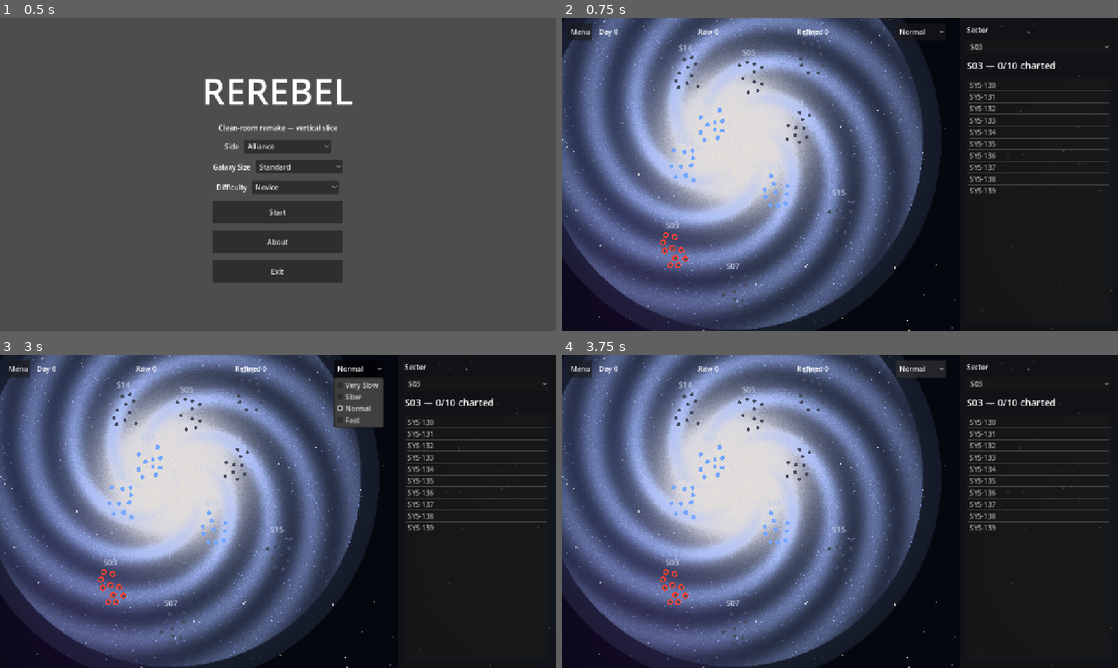
Above: before the commit, frames 1-4 (two rows, left to right).
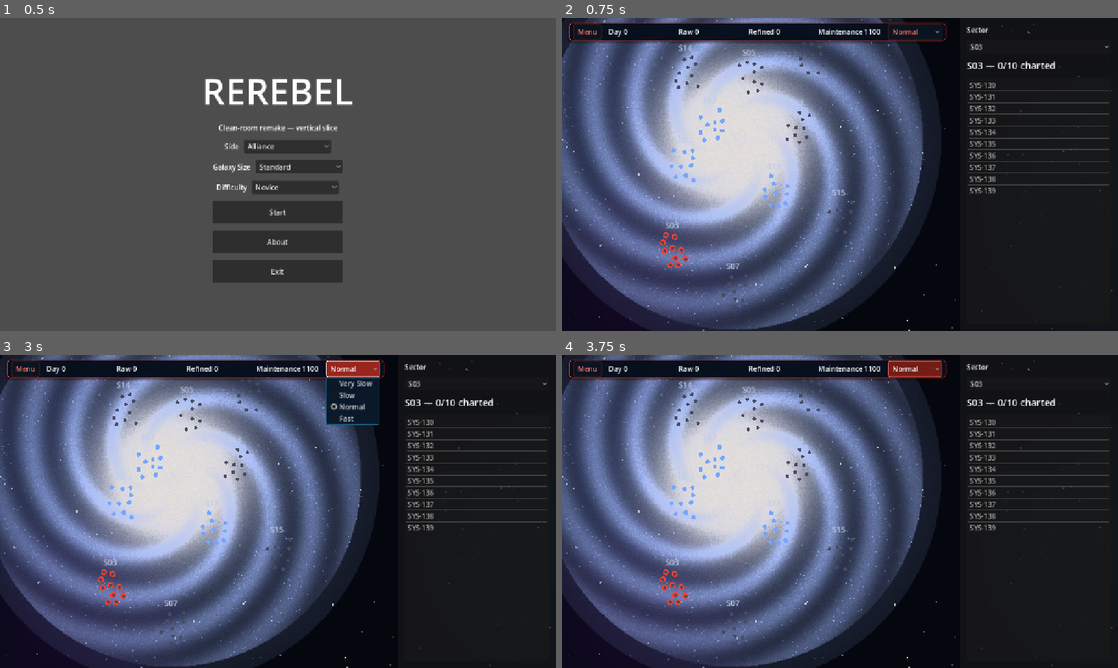
Above: after the commit, the same moments.

Repository: ACRTheBeard/ReRebel
Game: Godot game, scene res://ui/main_menu.tscn
Two runs of this game, one before a commit and one after it. Both use one fixed random seed, a clock stepped at 60 frames per second and the inputs below.
Inputs:
- Up to frame 1 (0.5 s): no input
- Up to frame 2 (0.75 s): click "Start" at 0.5 s
- Up to frame 3 (3 s): click "Menu" at 1.25 s; click "Start" at 2 s; click "Normal" at 2.75 s
- Up to frame 4 (3.75 s): click "Normal" at 3.5 s

Frame 1 is identical in both runs. In frame 2, 3.8% of the frame differs, in the area x 1-70%, y 1-9%; in frame 3, 5.7%, in the area x 1-70%, y 1-24%; in frame 4, 4.2%.

Commit message:
Add faction economy intelligence and HQ state
Wire daily raw and refined production, initialization-time maintenance, faction styling, and starting knowledge/headquarters data.

Co-authored-by: Copilot <223556219+Copilot@users.noreply.github.com>

Diff:
--- a/game/galaxy/galaxy_data.gd
+++ b/game/galaxy/galaxy_data.gd
@@ -85,18 +85,21 @@
 		"major_min_refineries": 2, "major_max_refineries": 4,
 		"uncharted_seed_chance": 0.35,
 		"uncharted_max_mines": 1, "uncharted_max_refineries": 1,
+		"maintenance_points_per_pair": 50,
 	},
 	{
 		"major_min_mines": 2, "major_max_mines": 5,
 		"major_min_refineries": 1, "major_max_refineries": 3,
 		"uncharted_seed_chance": 0.20,
 		"uncharted_max_mines": 1, "uncharted_max_refineries": 1,
+		"maintenance_points_per_pair": 50,
 	},
 	{
 		"major_min_mines": 1, "major_max_mines": 4,
 		"major_min_refineries": 1, "major_max_refineries": 2,
 		"uncharted_seed_chance": 0.10,
 		"uncharted_max_mines": 1, "uncharted_max_refineries": 1,
+		"maintenance_points_per_pair": 50,
 	},
 ]
 
--- a/game/galaxy/galaxy_map.gd
+++ b/game/galaxy/galaxy_map.gd
@@ -54,15 +54,20 @@
 @onready var _sector_button: OptionButton = %SectorButton
 @onready var _system_list: ItemList = %SystemList
 @onready var _day_label: Label = %DayLabel
+@onready var _raw_label: Label = %Raw
+@onready var _refined_label: Label = %Refined
+@onready var _maintenance_label: Label = %Maintenance
 @onready var _speed_button: OptionButton = %SpeedButton
 @onready var _pip_grid: Control = %PiPGrid
 @onready var _side_panel: PanelContainer = %Panel
+@onready var _top_bar: PanelContainer = $UI/TopBar
 
 
 func _ready() -> void:
 	var settings := GalaxyData.load_settings()
 	_side = int(settings["side"])
 	_theme = GalaxyData.colors()
+	_apply_faction_top_bar_theme()
 	_apply_theme()
 	_sectors = GalaxyData.sectors_for_size(GalaxyData.load_sectors(), settings["size"])
 	_systems = GalaxyData.systems_for_sectors(GalaxyData.load_systems(), _sectors)
@@ -74,6 +79,7 @@
 	_spawn_cards()
 	if not _sectors.is_empty():
 		select_sector(_sectors[0]["id"])
+	_refresh_resource_labels()
 
 
 func _apply_theme() -> void:
@@ -96,6 +102,53 @@
 	_dot_u = float(layout["dot_unexplored"])
 	_side_panel.offset_left = -float(layout["panel_width"])
 	_sector_label.add_theme_font_size_override("font_size", int(fonts["panel_header"]))
+
+
+func _faction_accent() -> Color:
+	return _theme.get("alliance", Color.RED) if _side == 0 else _theme.get("empire", Color.GREEN)
+
+
+func _top_bar_style(background: Color, border: Color, radius := 4) -> StyleBoxFlat:
+	var style := StyleBoxFlat.new()
+	style.bg_color = background
+	style.border_width_left = 1
+	style.border_width_top = 1
+	style.border_width_right = 1
+	style.border_width_bottom = 1
+	style.border_color = border
+	style.corner_radius_top_left = radius
+	style.corner_radius_top_right = radius
+	style.corner_radius_bottom_right = radius
+	style.corner_radius_bottom_left = radius
+	style.content_margin_left = 10.0
+	style.content_margin_right = 10.0
+	return style
+
+
+func _apply_faction_top_bar_theme() -> void:
+	var accent := _faction_accent()
+	var bright := accent.lerp(Color.WHITE, 0.25)
+	var dark_accent := accent.darkened(0.65)
+	var content := _top_bar.get_node("Content") as HBoxContainer
+	var menu := content.get_node("MenuButton") as Button
+	var speed := content.get_node("SpeedButton") as OptionButton
+	var panel := _top_bar_style(Color(0.025, 0.055, 0.11, 0.96), accent, 6)
+	panel.shadow_color = Color(0, 0, 0, 0.5)
+	panel.shadow_size = 5
+	panel.shadow_offset = Vector2(0, 2)
+	_top_bar.add_theme_stylebox_override("panel", panel)
+	var normal := _top_bar_style(Color(0.04, 0.08, 0.13, 0.95), dark_accent)
+	var hover := _top_bar_style(accent.darkened(0.55), bright)
+	var pressed := _top_bar_style(accent.darkened(0.4), Color.WHITE)
+	for control in [menu, speed]:
+		control.add_theme_stylebox_override("normal", normal)
+		control.add_theme_stylebox_override("hover", hover)
+		control.add_theme_stylebox_override("pressed", pressed)
+		control.add_theme_color_override("font_color", bright)
+		control.add_theme_color_override("font_hover_color", Color.WHITE)
+		control.add_theme_color_override("font_pressed_color", Color.WHITE)
+	for label in [_day_label, _raw_label, _refined_label, _maintenance_label]:
+		label.add_theme_color_override("font_color", Color.WHITE)
 
 
 func map_pos(p: Vector2i) -> Vector2:
@@ -277,12 +330,25 @@
 	if whole != _shown_day:
 		_shown_day = whole
 		_day_label.text = "Day %d" % whole
-		_process_day()
+		if whole > 0:
+			_process_day()
 
 func _process_day() -> void:
+	if _game_data != null:
+		_game_data.process_day()
+		_refresh_resource_labels()
 	_process_units()
 	_process_fleets()
 	_process_logistics()
+
+func _refresh_resource_labels() -> void:
+	if _game_data == null:
+		return
+	var factions: Array = _game_data.getData('faction_data')
+	if _side >= 0 and _side < factions.size():
+		_raw_label.text = "Raw %d" % int(factions[_side].get('raw', 0))
+		_refined_label.text = "Refined %d" % int(factions[_side].get('refined', 0))
+		_maintenance_label.text = "Maintenance %d" % int(factions[_side].get('maintenance', 0))
 
 
 #stub to handle unit processing
--- a/game/galaxy/galaxy_map.tscn
+++ b/game/galaxy/galaxy_map.tscn
@@ -2,6 +2,7 @@
 
 [ext_resource type="Script" uid="uid://bgafmxqq4lu2g" path="res://galaxy/galaxy_map.gd" id="1_map"]
 [ext_resource type="Script" uid="uid://j6kbhjk1eu30" path="res://galaxy/starfield.gd" id="2_field"]
+[ext_resource type="Theme" path="res://theme/top_bar.tres" id="3_topbar"]
 
 [node name="GalaxyMap" type="Node2D" unique_id=21475926]
 script = ExtResource("1_map")
@@ -23,39 +24,50 @@
 
 [node name="UI" type="CanvasLayer" parent="." unique_id=494572540]
 
-[node name="TopBar" type="HBoxContainer" parent="UI" unique_id=115719667]
+[node name="TopBar" type="PanelContainer" parent="UI" unique_id=115719667]
 offset_left = 16.0
 offset_top = 12.0
 offset_right = 884.0
 offset_bottom = 52.0
+theme = ExtResource("3_topbar")
+
+[node name="Content" type="HBoxContainer" parent="UI/TopBar" unique_id=711423606]
+layout_mode = 2
 theme_override_constants/separation = 16
 
-[node name="MenuButton" type="Button" parent="UI/TopBar" unique_id=711423605]
+[node name="MenuButton" type="Button" parent="UI/TopBar/Content" unique_id=711423605]
 layout_mode = 2
 text = "Menu"
 
-[node name="DayLabel" type="Label" parent="UI/TopBar" unique_id=250614096]
+[node name="DayLabel" type="Label" parent="UI/TopBar/Content" unique_id=250614096]
 unique_name_in_owner = true
 layout_mode = 2
 size_flags_horizontal = 3
 text = "Day 0"
 vertical_alignment = 1
 
-[node name="Raw" type="Label" parent="UI/TopBar" unique_id=965785164]
+[node name="Raw" type="Label" parent="UI/TopBar/Content" unique_id=965785164]
 unique_name_in_owner = true
 layout_mode = 2
 size_flags_horizontal = 3
 text = "Raw 0"
 vertical_alignment = 1
 
-[node name="Refined" type="Label" parent="UI/TopBar" unique_id=727198984]
+[node name="Refined" type="Label" parent="UI/TopBar/Content" unique_id=727198984]
 unique_name_in_owner = true
 layout_mode = 2
 size_flags_horizontal = 3
 text = "Refined 0"
 vertical_alignment = 1
 
-[node name="SpeedButton" type="OptionButton" parent="UI/TopBar" unique_id=1191362047]
+[node name="Maintenance" type="Label" parent="UI/TopBar/Content" unique_id=727198985]
+unique_name_in_owner = true
+layout_mode = 2
+size_flags_horizontal = 3
+text = "Maintenance 0"
+vertical_alignment = 1
+
+[node name="SpeedButton" type="OptionButton" parent="UI/TopBar/Content" unique_id=1191362047]
 unique_name_in_owner = true
 layout_mode = 2
 
@@ -106,6 +118,6 @@
 layout_mode = 2
 size_flags_vertical = 3
 
-[connection signal="pressed" from="UI/TopBar/MenuButton" to="." method="_on_menu_pressed"]
-[connection signal="item_selected" from="UI/TopBar/SpeedButton" to="." method="_on_speed_selected"]
+[connection signal="pressed" from="UI/TopBar/Content/MenuButton" to="." method="_on_menu_pressed"]
+[connection signal="item_selected" from="UI/TopBar/Content/SpeedButton" to="." method="_on_speed_selected"]
 [connection signal="item_selected" from="UI/Panel/Margin/Column/SectorButton" to="." method="_on_sector_selected"]
--- a/game/galaxy/game_data.gd
+++ b/game/galaxy/game_data.gd
@@ -3,6 +3,10 @@
 const BUILDING_CATALOG_PATH := "res://theme/building_catalog.json"
 const MINE_ID := 1
 const REFINERY_ID := 2
+const FACTION_COUNT := 2
+const ALLIANCE_SIDE := 0
+const EMPIRE_SIDE := 1
+const EMPIRE_HQ_SYSTEM_ID := 265
 
 var game_data := {}
 var _difficulty := 1
@@ -18,11 +22,24 @@
 	_difficulty = clampi(int(difficulty), 0, 2)
 	_building_catalog = _load_building_catalog()
 	setData('side',side)
-	setData('faction_data',faction_data)
+	setData('faction_data', _initialize_factions(faction_data))
 	setData('system_data', system_data)
 	_initSlots()
 	_initEconomy()
+	_initKnowledge()
+	_initHeadquarters()
 	return
+
+func _initialize_factions(faction_data: Array) -> Array:
+	var factions := faction_data
+	while factions.size() < FACTION_COUNT:
+		factions.append({'raw': 0, 'refined': 0, 'maintenance': 0})
+	for faction in factions:
+		if faction is Dictionary:
+			faction['raw'] = int(faction.get('raw', 0))
+			faction['refined'] = int(faction.get('refined', 0))
+			faction['maintenance'] = int(faction.get('maintenance', 0))
+	return factions
 
 func _slot_count(system_id: int, minimum: int, maximum: int) -> int:
 	var span := maxi(1, maximum - minimum + 1)
@@ -50,13 +67,122 @@
 		var buildings := _seed_buildings(system)
 		var mine_count := _count_buildings(buildings, MINE_ID)
 		var refinery_count := _count_buildings(buildings, REFINERY_ID)
+		var political_share := 0.2 + 0.6 * float((system_id * 37 + 2 * 101) % 100) / 100.0
 		system['economy'] = {
 			'raw': mine_count,
 			'refined': mini(mine_count, refinery_count),
 			'construction': _economy_value(system_id, 2, 0, 6),
 			'maintenance': _economy_value(system_id, 3, 0, 4),
-			'political_share': 0.2 + 0.6 * float((system_id * 37 + 2 * 101) % 100) / 100.0,
+			'political_share': political_share,
 		}
+		system['owner'] = _owner_for(political_share, bool(system.get('explored', false)))
+	_calculate_maintenance()
+
+func _initKnowledge() -> void:
+	for system in getData('system_data'):
+		var known_to := [ALLIANCE_SIDE, EMPIRE_SIDE] if bool(system.get('explored', false)) else []
+		system['knowledge'] = {
+			'sector_known_to': known_to.duplicate(),
+			'ownership_known_to': known_to.duplicate(),
+			'buildings_known_to': known_to.duplicate(),
+			'fleets_known_to': [],
+			'units_known_to': [],
+			'troops_known_to': [],
+		}
+
+func _initHeadquarters() -> void:
+	var alliance_candidates: Array = []
+	for system in getData('system_data'):
+		if not bool(system.get('explored', false)):
+			alliance_candidates.append(int(system.get('id', -1)))
+	var alliance_hq := -1
+	if not alliance_candidates.is_empty():
+		var rng := RandomNumberGenerator.new()
+		rng.seed = abs(_difficulty * 7919 + alliance_candidates.size() * 1009)
+		alliance_hq = alliance_candidates[rng.randi_range(0, alliance_candidates.size() - 1)]
+	setData('headquarters', {
+		ALLIANCE_SIDE: {
+			'system_id': alliance_hq,
+			'known_to': [ALLIANCE_SIDE],
+		},
+		EMPIRE_SIDE: {
+			'system_id': EMPIRE_HQ_SYSTEM_ID,
+			'known_to': [ALLIANCE_SIDE, EMPIRE_SIDE],
+		},
+	})
+
+func _calculate_maintenance() -> void:
+	var factions: Array = getData('faction_data')
+	var mines := [0, 0]
+	var refineries := [0, 0]
+	for system in getData('system_data'):
+		var owner := int(system.get('owner', -1))
+		if owner < 0 or owner >= FACTION_COUNT:
+			continue
+		var buildings: Array = system.get('buildings', [])
+		mines[owner] += _count_buildings(buildings, MINE_ID)
+		refineries[owner] += _count_buildings(buildings, REFINERY_ID)
+	var points_per_pair := int(GalaxyData.economy(_difficulty).get('maintenance_points_per_pair', 50))
+	for faction_id in range(FACTION_COUNT):
+		factions[faction_id]['maintenance'] = mini(mines[faction_id], refineries[faction_id]) * points_per_pair
+
+func _owner_for(political_share: float, explored: bool) -> int:
+	# Uncharted systems are not connected to either faction yet.
+	if not explored:
+		return -1
+	var threshold := float(GalaxyData.politics()['ownership_threshold'])
+	if political_share >= threshold:
+		return int(getData('side'))
+	if political_share <= 1.0 - threshold:
+		return 1 - int(getData('side'))
+	return -1
+
+func _production_for(buildings: Array, resource: String) -> int:
+	var amount := 0
+	for value in buildings:
+		var entry := _catalog_entry(int(value))
+		if str(entry.get('produces', '')) == resource:
+			amount += int(entry.get('producesAmount', 0))
+	return amount
+
+func process_day() -> Dictionary:
+	var produced_raw := [0, 0]
+	for system in getData('system_data'):
+		var owner := int(system.get('owner', -1))
+		if owner < 0 or owner >= FACTION_COUNT:
+			continue
+		produced_raw[owner] += _production_for(system.get('buildings', []), 'raw')
+	var factions: Array = getData('faction_data')
+	for faction_id in range(FACTION_COUNT):
+		factions[faction_id]['raw'] += produced_raw[faction_id]
+	var produced_refined := [0, 0]
+	for system in getData('system_data'):
+		var owner := int(system.get('owner', -1))
+		if owner < 0 or owner >= FACTION_COUNT:
+			continue
+		var refinery_result := _refine_resources(system.get('buildings', []), factions[owner]['raw'])
+		factions[owner]['raw'] -= refinery_result['raw_used']
+		factions[owner]['refined'] += refinery_result['refined']
+		produced_refined[owner] += refinery_result['refined']
+	return {
+		'raw': produced_raw,
+		'refined': produced_refined,
+		'factions': factions,
+	}
+
+func _refine_resources(buildings: Array, available_raw: int) -> Dictionary:
+	var raw_used := 0
+	var refined := 0
+	for value in buildings:
+		var entry := _catalog_entry(int(value))
+		if str(entry.get('produces', '')) != 'refined':
+			continue
+		var needed := maxi(1, int(entry.get('neededToProduce', 1)))
+		if available_raw - raw_used < needed:
+			break
+		raw_used += needed
+		refined += int(entry.get('producesAmount', 0))
+	return {'raw_used': raw_used, 'refined': refined}
 
 func _load_building_catalog() -> Dictionary:
 	if not FileAccess.file_exists(BUILDING_CATALOG_PATH):
--- a/game/theme/theme.cfg
+++ b/game/theme/theme.cfg
@@ -81,6 +81,7 @@
 uncharted_seed_chance=0.35
 uncharted_max_mines=1
 uncharted_max_refineries=1
+maintenance_points_per_pair=50
 
 [economy_intermediate]
 
@@ -91,6 +92,7 @@
 uncharted_seed_chance=0.20
 uncharted_max_mines=1
 uncharted_max_refineries=1
+maintenance_points_per_pair=50
 
 [economy_expert]
 
@@ -101,6 +103,7 @@
 uncharted_seed_chance=0.10
 uncharted_max_mines=1
 uncharted_max_refineries=1
+maintenance_points_per_pair=50
 
 [colors]
 
--- /dev/null
+++ b/game/theme/top_bar.tres
@@ -0,0 +1,92 @@
+[gd_resource type="Theme" load_steps=6 format=3]
+
+[sub_resource type="StyleBoxFlat" id="StyleBoxFlat_panel"]
+bg_color = Color(0.025, 0.055, 0.11, 0.94)
+border_width_left = 1
+border_width_top = 1
+border_width_right = 1
+border_width_bottom = 1
+border_color = Color(0.16, 0.52, 0.72, 0.9)
+corner_radius_top_left = 6
+corner_radius_top_right = 6
+corner_radius_bottom_right = 6
+corner_radius_bottom_left = 6
+content_margin_left = 12.0
+content_margin_top = 6.0
+content_margin_right = 12.0
+content_margin_bottom = 6.0
+shadow_color = Color(0, 0, 0, 0.5)
+shadow_size = 5
+shadow_offset = Vector2(0, 2)
+
+[sub_resource type="StyleBoxFlat" id="StyleBoxFlat_button_normal"]
+bg_color = Color(0.06, 0.14, 0.22, 0.9)
+border_width_left = 1
+border_width_top = 1
+border_width_right = 1
+border_width_bottom = 1
+border_color = Color(0.22, 0.68, 0.84, 0.9)
+corner_radius_top_left = 3
+corner_radius_top_right = 3
+corner_radius_bottom_right = 3
+corner_radius_bottom_left = 3
+content_margin_left = 10.0
+content_margin_right = 10.0
+
+[sub_resource type="StyleBoxFlat" id="StyleBoxFlat_button_hover"]
+bg_color = Color(0.1, 0.24, 0.34, 0.95)
+border_width_left = 1
+border_width_top = 1
+border_width_right = 1
+border_width_bottom = 1
+border_color = Color(0.4, 0.86, 1, 1)
+corner_radius_top_left = 3
+corner_radius_top_right = 3
+corner_radius_bottom_right = 3
+corner_radius_bottom_left = 3
+content_margin_left = 10.0
+content_margin_right = 10.0
+
+[sub_resource type="StyleBoxFlat" id="StyleBoxFlat_button_pressed"]
+bg_color = Color(0.12, 0.3, 0.38, 1)
+border_width_left = 1
+border_width_top = 1
+border_width_right = 1
+border_width_bottom = 1
+border_color = Color(0.75, 0.95, 1, 1)
+corner_radius_top_left = 3
+corner_radius_top_right = 3
+corner_radius_bottom_right = 3
+corner_radius_bottom_left = 3
+content_margin_left = 10.0
+content_margin_right = 10.0
+
+[sub_resource type="StyleBoxFlat" id="StyleBoxFlat_option"]
+bg_color = Color(0.04, 0.1, 0.17, 0.98)
+border_width_left = 1
+border_width_top = 1
+border_width_right = 1
+border_width_bottom = 1
+border_color = Color(0.16, 0.52, 0.72, 0.9)
+corner_radius_top_left = 3
+corner_radius_top_right = 3
+corner_radius_bottom_right = 3
+corner_radius_bottom_left = 3
+content_margin_left = 8.0
+content_margin_right = 8.0
+
+[resource]
+PanelContainer/styles/panel = SubResource("StyleBoxFlat_panel")
+Button/colors/font_color = Color(0.78, 0.94, 1, 1)
+Button/colors/font_hover_color = Color(1, 1, 1, 1)
+Button/colors/font_pressed_color = Color(1, 1, 1, 1)
+Button/styles/normal = SubResource("StyleBoxFlat_button_normal")
+Button/styles/hover = SubResource("StyleBoxFlat_button_hover")
+Button/styles/pressed = SubResource("StyleBoxFlat_button_pressed")
+OptionButton/colors/font_color = Color(0.78, 0.94, 1, 1)
+OptionButton/colors/font_hover_color = Color(1, 1, 1, 1)
+OptionButton/styles/normal = SubResource("StyleBoxFlat_button_normal")
+OptionButton/styles/hover = SubResource("StyleBoxFlat_button_hover")
+OptionButton/styles/pressed = SubResource("StyleBoxFlat_button_pressed")
+PopupMenu/styles/panel = SubResource("StyleBoxFlat_option")
+Label/colors/font_color = Color(0.72, 0.9, 1, 1)
